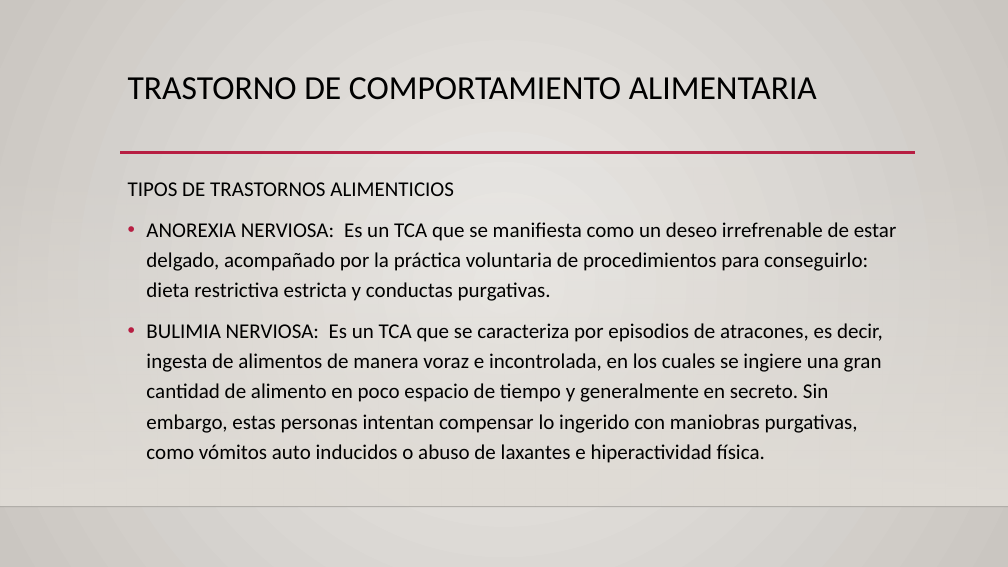
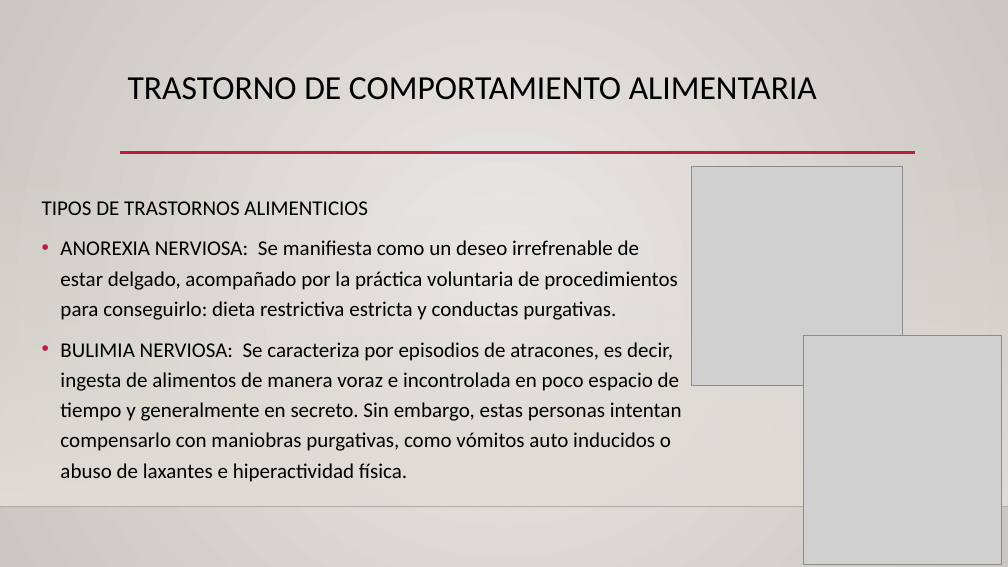
Before and after one commit to patriciamz-153/tesis, a slide deck: slide 13 of Presentación de Tesis Parte 2.pptx. Drawn at 1008x567 pixels with LibreOffice and Linux fonts; fonts in the diff are those of the drawing; grey boxes stand for pictures; background and template pictures are left out. Boxes give left, top, right and bottom in pixels: in the first picture for what was removed or moved away, otherwise in the second. Text is boxed around its words. In the diff, an @@ line names an element or a change of style, - is before the commit and + after.

```diff
--- a/Presentación de Tesis Parte 2.pptx
+++ b/Presentación de Tesis Parte 2.pptx
@@ text "TIPOS DE TRASTORNOS ALIMENTICIOS" moved from (x1=128, y1=182, x2=897, y2=463) to (x1=42, y1=201, x2=682, y2=482) @@
@@ text "TIPOS DE TRASTORNOS ALIMENTICIOS" at (x1=42, y1=201, x2=682, y2=482): vertical alignment top to middle @@
@@ picture added at (x1=691, y1=166, x2=902, y2=386) @@
@@ text at (x1=60, y1=240, x2=682, y2=482): text changed @@
-• ANOREXIA NERVIOSA: Es un TCA que se manifiesta como un deseo irrefrenable de estar delgado, acompañado por la práctica voluntaria de procedimientos para conseguirlo: dieta restrictiva estricta y conductas purgativas.
-• BULIMIA NERVIOSA: Es un TCA que se caracteriza por episodios de atracones, es decir, ingesta de alimentos de manera voraz e incontrolada, en los cuales se ingiere una gran cantidad de alimento en poco espacio de tiempo y generalmente en secreto. Sin embargo, estas personas intentan compensar lo ingerido con maniobras purgativas, como vómitos auto inducidos o abuso de laxantes e hiperactividad física.
+• ANOREXIA NERVIOSA: Se manifiesta como un deseo irrefrenable de estar delgado, acompañado por la práctica voluntaria de procedimientos para conseguirlo: dieta restrictiva estricta y conductas purgativas.
+• BULIMIA NERVIOSA: Se caracteriza por episodios de atracones, es decir, ingesta de alimentos de manera voraz e incontrolada en poco espacio de tiempo y generalmente en secreto. Sin embargo, estas personas intentan compensarlo con maniobras purgativas, como vómitos auto inducidos o abuso de laxantes e hiperactividad física.
@@ picture added at (x1=803, y1=336, x2=1001, y2=564) @@
```
Also in this commit, not shown: 23 other slides changed, 2 other files.
